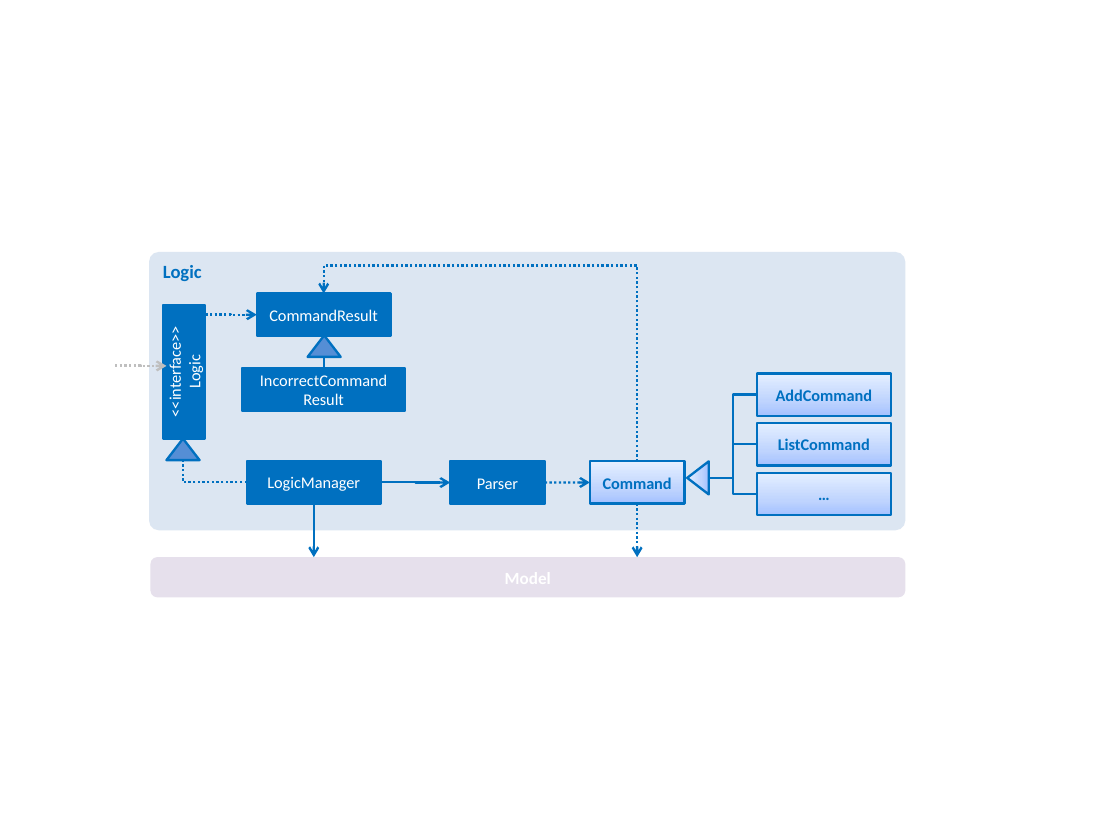
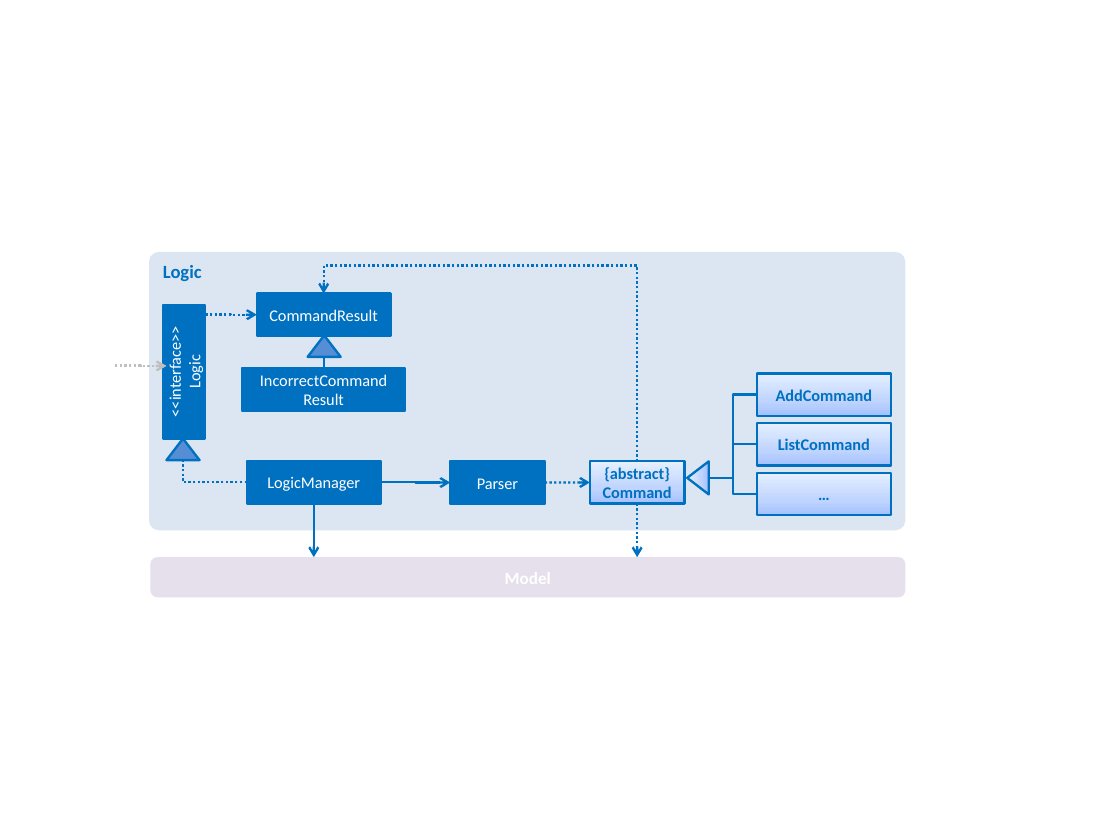
Before and after one commit to se-edu/addressbook-level4, a slide deck: slide 5 of docs/diagrams/Diagrams.pptx (slide 4 before the commit). Drawn at 1120x840 pixels with LibreOffice and Linux fonts; fonts in the diff are those of the drawing. Boxes give left, top, right and bottom in pixels: in the first picture for what was removed or moved away, otherwise in the second. Text is boxed around its words. In the diff, an @@ line names an element or a change of style, - is before the commit and + after.

```diff
--- a/docs/diagrams/Diagrams.pptx
+++ b/docs/diagrams/Diagrams.pptx
@@ text in rectangle at (x1=603, y1=467, x2=672, y2=503): text changed @@
-Command
+{abstract}
+Command
```
Also in this commit, not shown: 3 other slides changed, 2 slides added, 7 other files.
